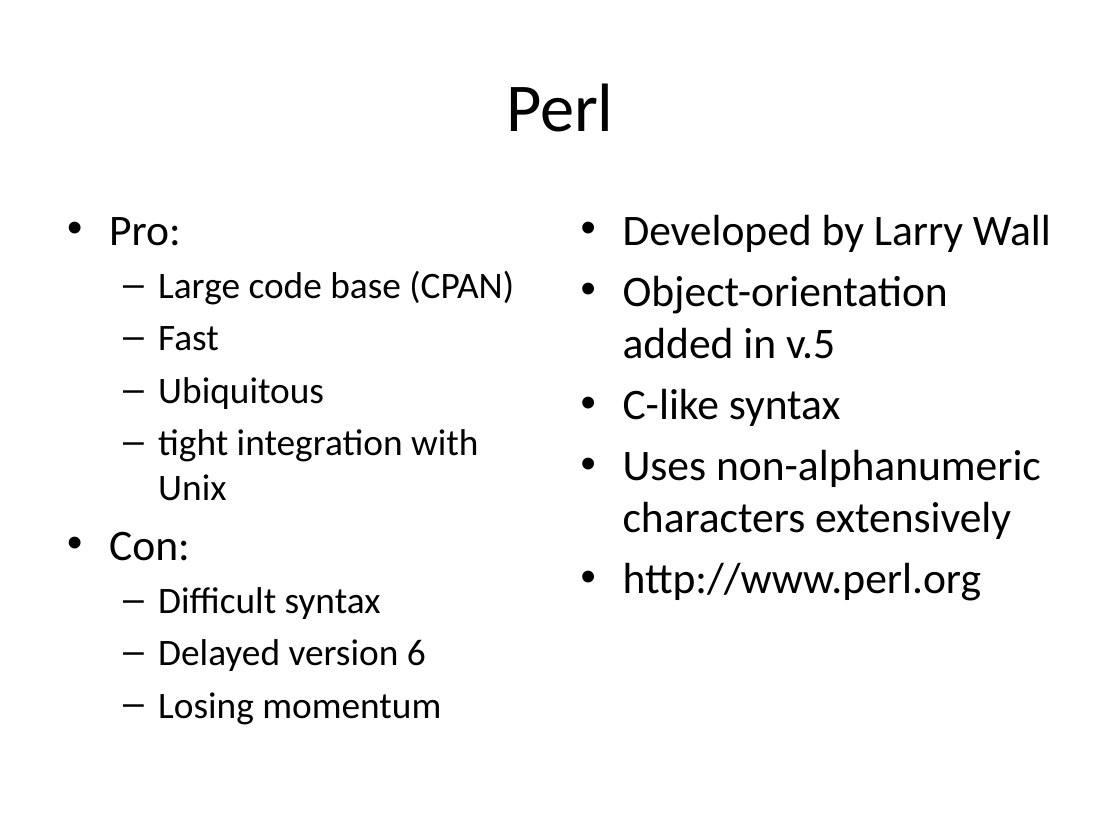
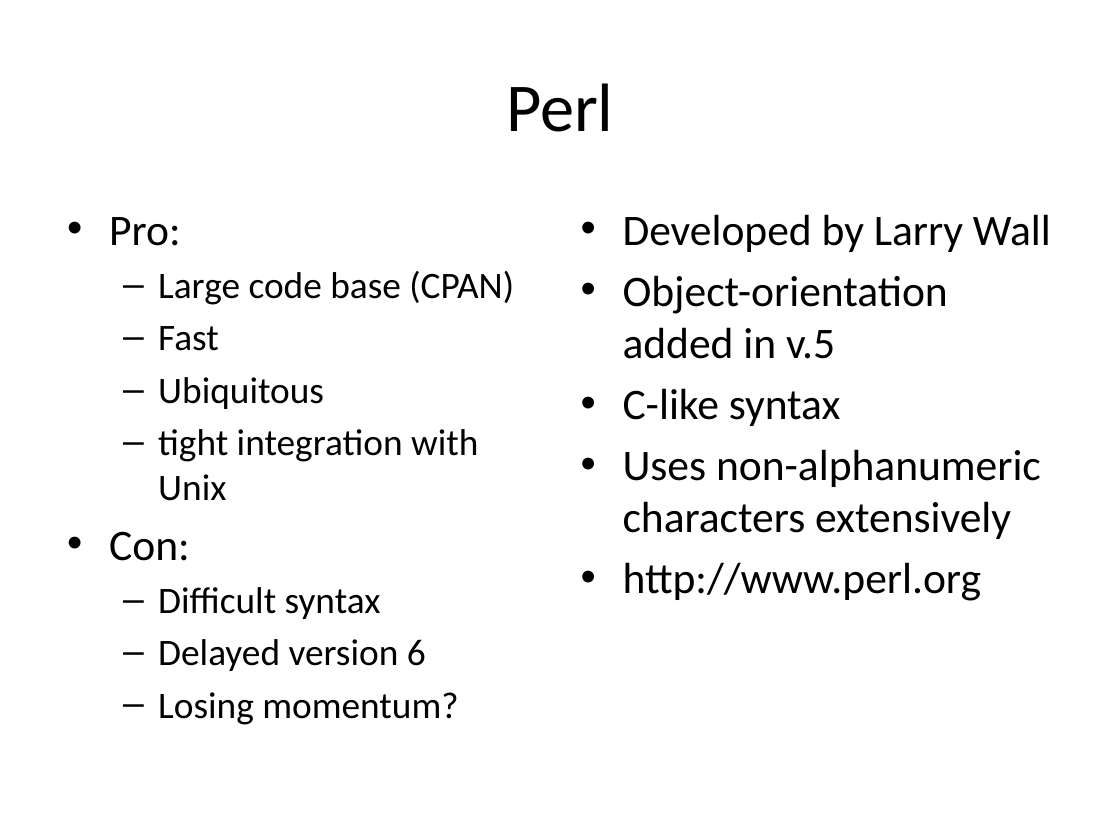
Before and after one commit to naturalis/arangs, a slide deck: slide 4 of doc/slides/day2/session4/Toolkits.pptx. Drawn at 1120x840 pixels with LibreOffice and Linux fonts; fonts in the diff are those of the drawing. Boxes give left, top, right and bottom in pixels: in the first picture for what was removed or moved away, otherwise in the second. Text is boxed around its words. In the diff, an @@ line names an element or a change of style, - is before the commit and + after.

```diff
--- a/doc/slides/day2/session4/Toolkits.pptx
+++ b/doc/slides/day2/session4/Toolkits.pptx
@@ text at (x1=158, y1=692, x2=458, y2=725): text changed @@
-  – Losing momentum
+  – Losing momentum?
```
Also in this commit, not shown: 4 other slides changed.
